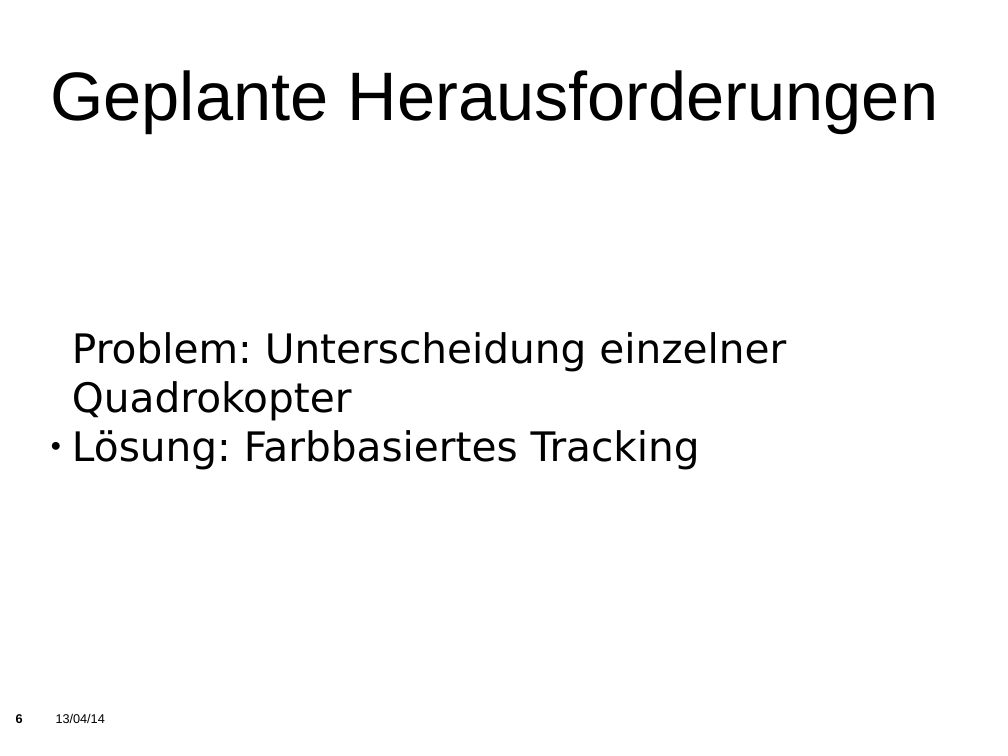
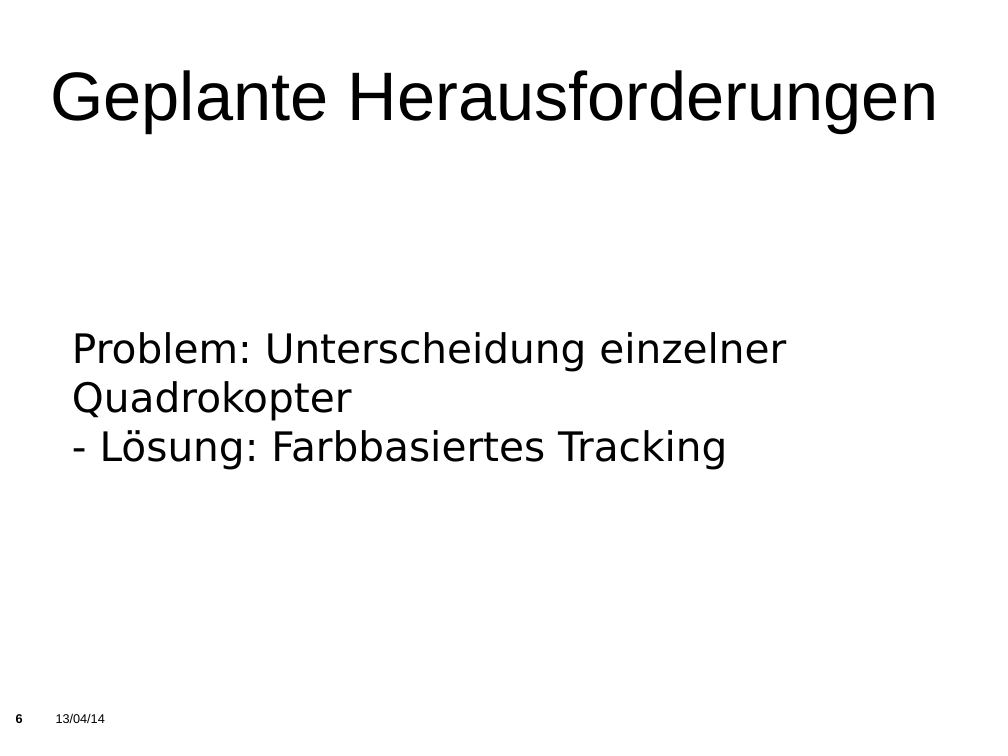
Before and after one commit to KITrokopter/Presentation, a slide deck: slide 6 of PresentationInTotal v0.1.odp. Drawn at 1008x756 pixels with LibreOffice and Linux fonts; fonts in the diff are those of the drawing; background and template pictures are left out. Boxes give left, top, right and bottom in pixels: in the first picture for what was removed or moved away, otherwise in the second. Text is boxed around its words. In the diff, an @@ line names an element or a change of style, - is before the commit and + after.

```diff
--- a/PresentationInTotal v0.1.odp
+++ b/PresentationInTotal v0.1.odp
@@ subtitle at (100, 430, 727, 469): text changed @@
-● Lösung: Farbbasiertes Tracking
+- Lösung: Farbbasiertes Tracking
```
Also in this commit, not shown: 18 other slides changed, 9 slides added, 4 slides removed.
